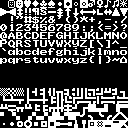
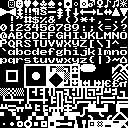
Layered file, before and after one edit (128 × 128). Changes by layer:
removed layer "Layer 1" over [6, 16, 128, 88]
removed layer "!”#$%&’()*+,-./ 0123456789:;<=>? @ABCDEFGHIJKLMNO PQRSTUVWXYZ[ copy" over [21, 16, 127, 61]
removed layer "Background" over [6, 16, 128, 88]
added layer "Masked White" above "Masked Invert" over [6, 16, 128, 88]
added layer "Black" over [6, 16, 128, 88]
